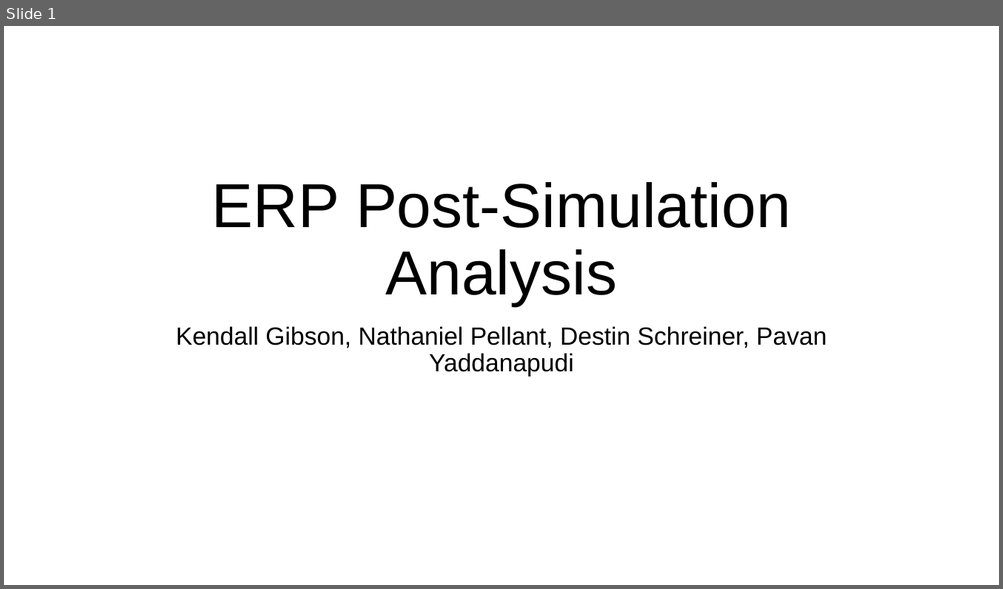
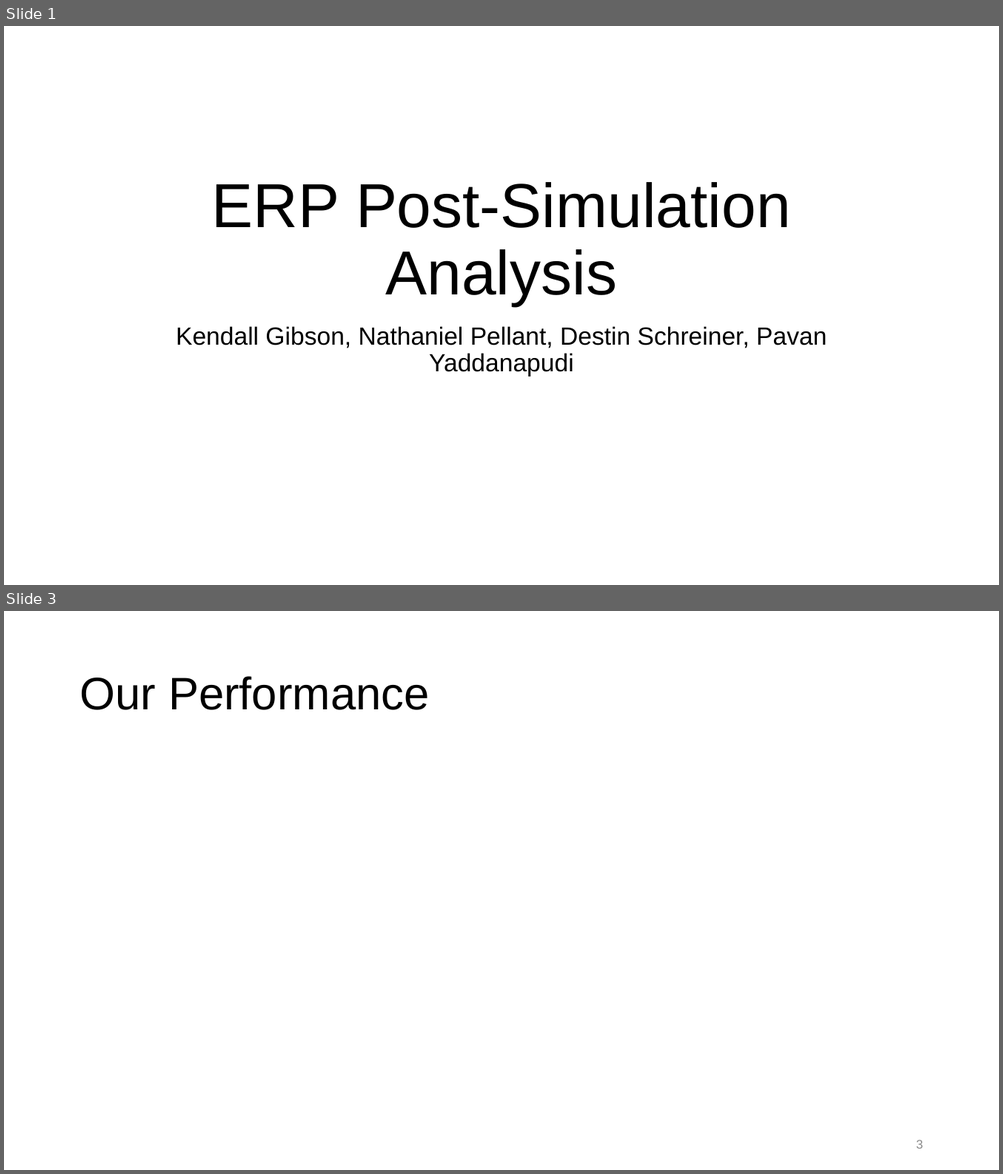
Before and after one commit to npellant/PostSimulationAnalysis, a slide deck: Team27_PostSimulationAnalysis.pptx. Shown one above the other, each under a label of ours: slide 1 before the commit, slides 1 and 3 after it; the slides between them are not shown. The pictures are 1003x589 and 1003x1174 pixels, drawn with LibreOffice and Linux fonts; fonts in the diff are those of the drawing. Boxes give left, top, right and bottom in pixels: in the first picture for what was removed or moved away, otherwise in the second. Text is boxed around its words. In the diff, an @@ line names an element or a change of style, - is before the commit and + after.

```diff
--- a/Team27_PostSimulationAnalysis.pptx
+++ b/Team27_PostSimulationAnalysis.pptx
@@ slide 3 added at (4, 611, 999, 1170), background #FFFFFF @@
@@ title added at (79, 676, 429, 710), 44 pt, text #000000 @@
+Our Performance
@@ page number added at (916, 1140, 922, 1149), 12 pt, text #8C8C8C @@
+3
```
Also in this commit, not shown: 2 other slides added.
